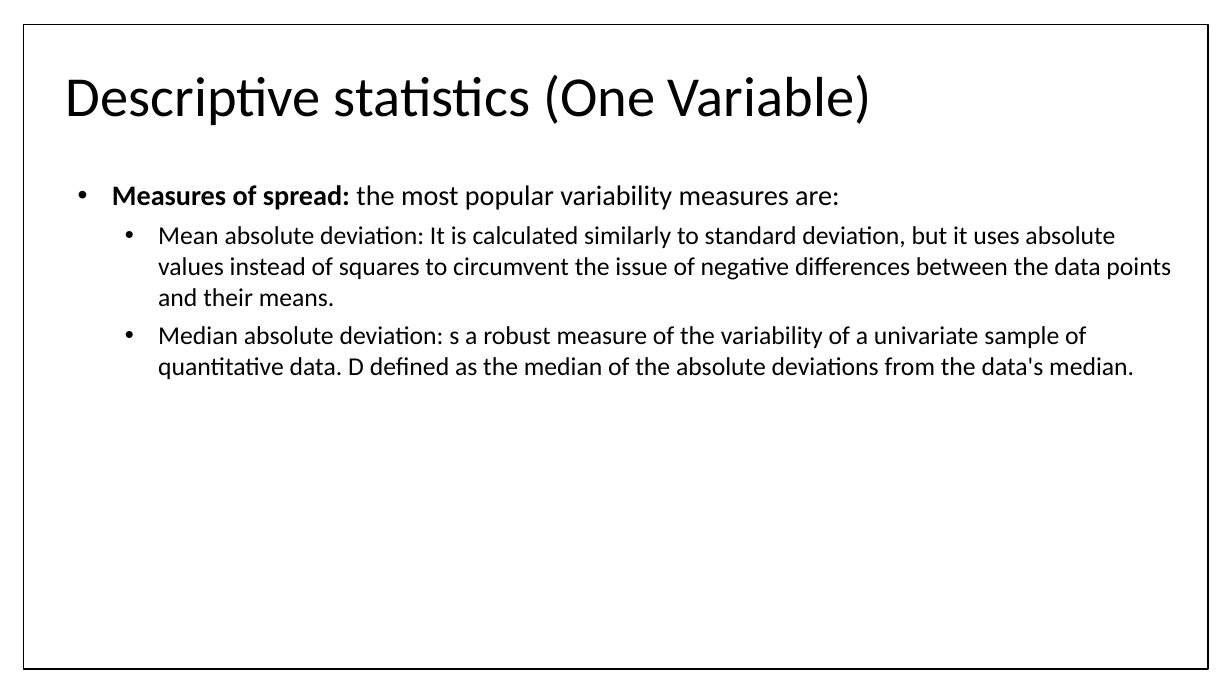
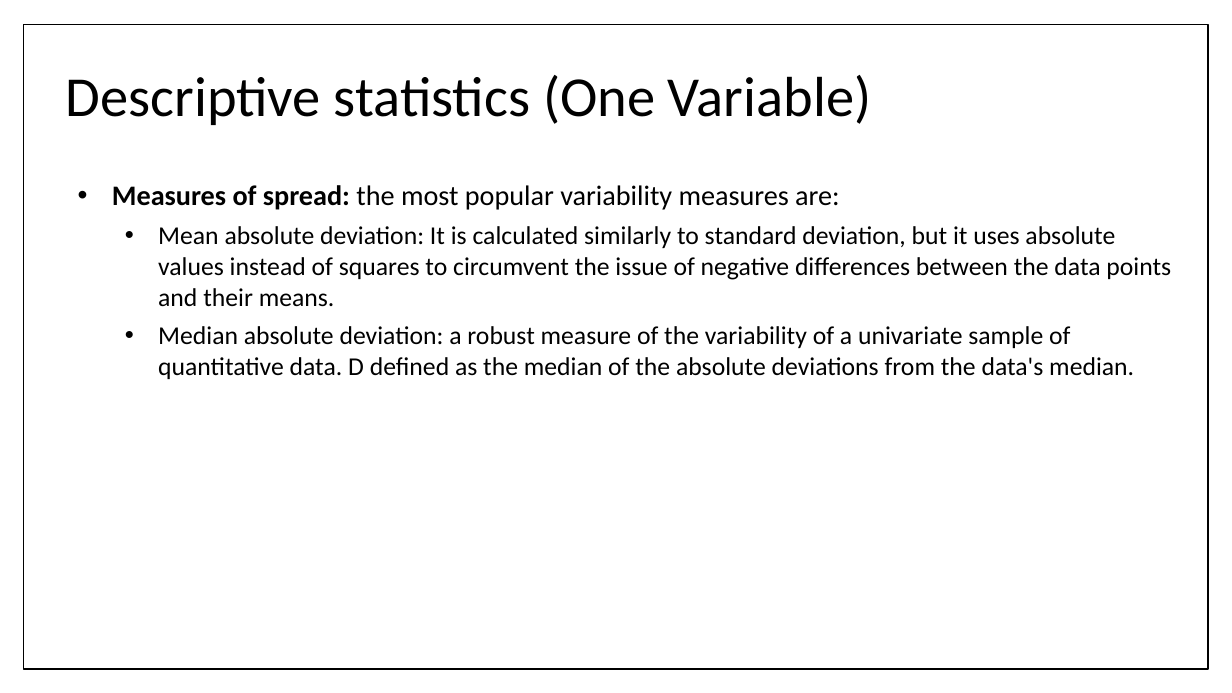
Before and after one commit to berradais/light-dna-2020-2021, a slide deck: slide 32 of 4-Python-for-Data-Visualization/0-Exploratory Data Analysis/0-EDA.pptx. Drawn at 1232x693 pixels with LibreOffice and Linux fonts; fonts in the diff are those of the drawing. Boxes give left, top, right and bottom in pixels: in the first picture for what was removed or moved away, otherwise in the second. Text is boxed around its words. In the diff, an @@ line names an element or a change of style, - is before the commit and + after.

```diff
--- a/4-Python-for-Data-Visualization/0-Exploratory Data Analysis/0-EDA.pptx
+++ b/4-Python-for-Data-Visualization/0-Exploratory Data Analysis/0-EDA.pptx
@@ text at bbox=[158, 326, 1134, 379]: text changed @@
-  • Median absolute deviation: s a robust measure of the variability of a univariate sample of quantitative data. D defined as the median of the absolute deviations from the data's median.
+  • Median absolute deviation: a robust measure of the variability of a univariate sample of quantitative data. D defined as the median of the absolute deviations from the data's median.
```
Also in this commit, not shown: 14 other files.
